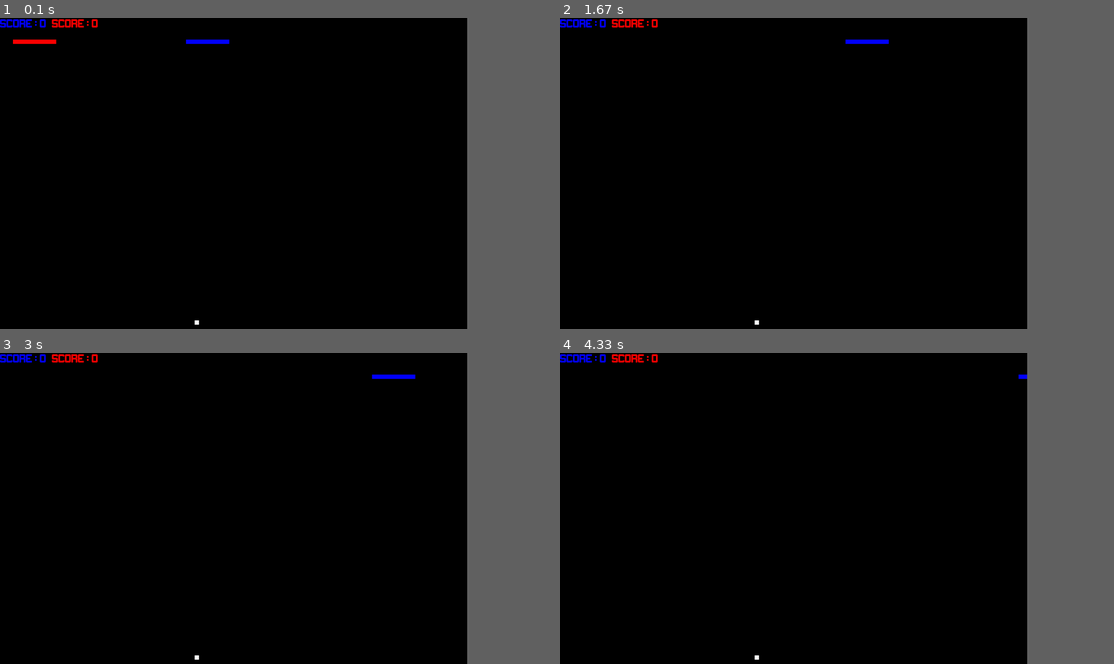
Above: before the commit, frames 1-4 (two rows, left to right).
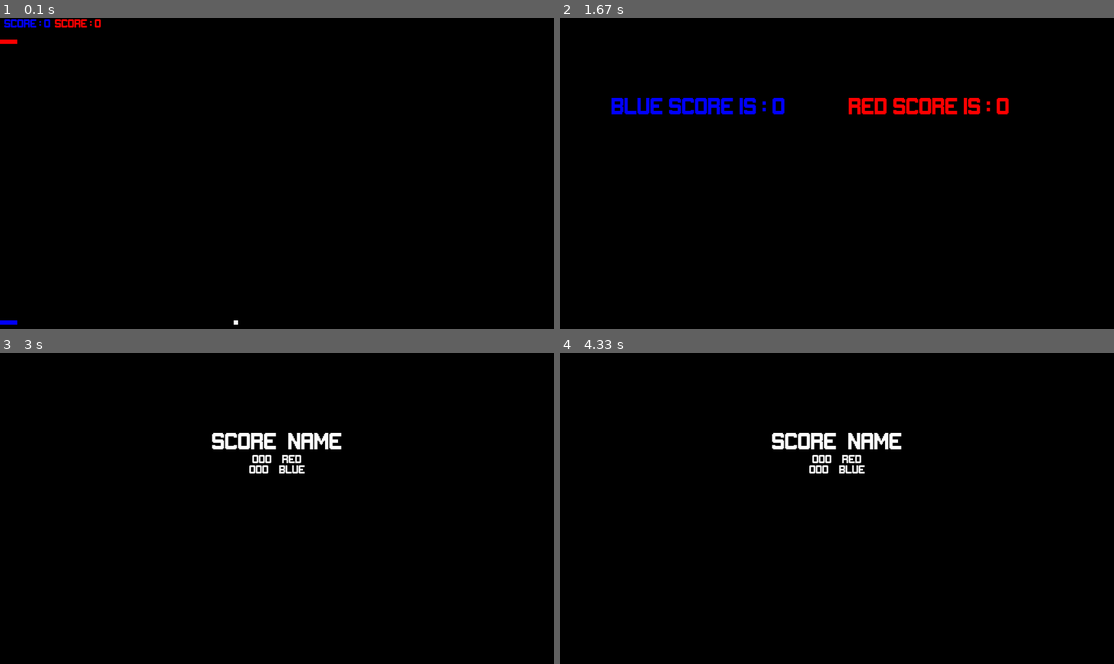
Above: after the commit, the same moments.

Repository: dprosperin/Snake
Game: pygame game, started from snake.py
Same seed, same stepped clock (60 frames per second), same inputs: the game is played once before the commit and once after it.
Inputs:
- Up to frame 1 (0.1 s): no input
- Up to frame 2 (1.67 s): tap Z at 0.33 s
- Up to frame 3 (3 s): no input
- Up to frame 4 (4.33 s): no input
In our replay, the window is 759x506 before the commit and 900x506 after it. These sizes can differ from the game's own. Grey fills any space a smaller window leaves; there, only what the larger window draws over its background counts as a difference.

The runs differ from the first frame. In frame 1, 0.7% of the frame differs, in the area x 0-43%, y 0-99%; in frame 2, 2.5%, in the area x 0-81%, y 0-99%; in frame 3, 1.6%; in frame 4, 1.5%.

Commit message:
Ajout : - Affichage des 5 meilleurs scores en fin de partie - Mode plein écran

Diff:
--- a/Snake2.py
+++ /dev/null
@@ -1,23 +0,0 @@
-from matplotlib.pyplot import draw
-import pygame
-
-
-class Snake:
-    score = 0
-    spawn_position = ()
-    speed = 15
-    color = red
-    lenght = 3  # Blocks
-    direction = 'RIGHT'
-    body = []
-
-    def __init__(self, surface: pygame.Surface, spawn_position: tuple, color: pygame.Color, speed: int, lenght: int):
-        self._surface = surface
-        self._spawn_position = spawn_position
-        self._color = color
-        self._speed = speed
-
-    def draw(self):
-        for block in self.body:
-            pygame.draw.rect(self.surface, self.color,
-                             pygame.Rect(block[0], block[1], 10, 10))
--- a/score.csv
+++ b/score.csv
@@ -1,37 +1 @@
-datetime,player,score
-
-2022-04-08 16:17:04.273292,red,0
-
-2022-04-08 16:18:03.534458,red,0
-
-2022-04-08 16:18:36.944852,red,0
-2022-04-08 16:20:16.869747,blue,0
-2022-04-08 16:20:24.087143,red,0
-2022-04-08 16:20:45.998767,red,0
-2022-04-08 16:21:03.949501,red,0
-2022-04-08 17:06:08.913688,blue,0
-2022-04-08 17:06:40.296586,red,0
-2022-04-08 17:06:42.482583,red,0
-2022-04-08 17:06:47.450756,blue,0
-2022-04-08 17:06:52.159456,red,0
-2022-04-08 17:06:52.162455,blue,0
-2022-04-08 17:06:52.224282,red,0
-2022-04-08 17:06:52.227284,blue,0
-2022-04-08 17:06:52.291428,red,0
-2022-04-08 17:06:52.294429,blue,0
-2022-04-08 17:06:52.357605,red,0
-2022-04-08 17:06:52.358106,blue,0
-2022-04-08 17:06:56.596899,red,0
-2022-04-08 17:06:56.597899,blue,0
-2022-04-08 17:06:56.663139,red,0
-2022-04-08 17:06:56.663139,blue,0
-2022-04-08 17:06:56.729888,red,0
-2022-04-08 17:06:56.730389,blue,0
-2022-04-08 17:06:56.796133,red,0
-2022-04-08 17:06:56.796633,blue,0
-2022-04-08 17:07:09.652496,red,0
-2022-04-08 17:07:17.404361,blue,0
-2022-04-08 17:07:26.478870,red,0
-2022-04-08 17:07:31.371617,red,0
-2022-04-08 17:09:33.515097,red,0
-2022-04-08 17:10:01.176434,red,0
+player,score
--- a/snake.py
+++ b/snake.py
@@ -3,13 +3,16 @@
 import pygame
 import time
 import random
-import datetime
-
-snake_speed = 15
+from pygame.locals import FULLSCREEN, KEYDOWN, QUIT, K_UP, K_DOWN, K_LEFT, K_RIGHT, K_z, K_q, K_s, K_d
+
+# Initialising pygame
+pygame.init()
+
+snake_speed = 25
 
 # Window size
-window_x = 1080
-window_y = 720
+screen_resolution = pygame.display.get_desktop_sizes()[0]
+window_x, window_y = screen_resolution
 
 # defining colors
 black = pygame.Color(0, 0, 0)
@@ -18,87 +21,69 @@
 green = pygame.Color(0, 255, 0)
 blue = pygame.Color(0, 0, 255)
 
-# Initialising pygame
-pygame.init()
-
 # Initialise game window
-pygame.display.set_caption('GeeksforGeeks Snakes')
-game_window = pygame.display.set_mode((window_x, window_y))
+pygame.display.set_caption('Snake version 1')
+game_window = pygame.display.set_mode((window_x, window_y), flags=FULLSCREEN)
 
 # FPS (frames per second) controller
 fps = pygame.time.Clock()
 
 # defining snake default position
-snake_position2 = [100, 50]
-snake_position = [500, 50]
-size2 = 10
-size = 10
-
+red_snake_position = [0, 50]
+blue_snake_position = [0, window_y - 20]
+
+blue_snake_size = 10
+red_snake_size = 10
 
 # defining first 4 blocks of snake body
-"""snake_body2 = [[100, 50],
-              [90, 50],
-              [80, 50],
-              [70, 50]
-              ]
-
-snake_body = [[500, 50],
-              [490, 50],
-              [480, 50],
-              [470, 50]
-              ]"""
-
-snake_body = [[x, 50] for x in range(
-    snake_position[0], snake_position[0] - size * 10, -10)]
-snake_body2 = [[x, 50] for x in range(
-    snake_position2[0], snake_position2[0] - size2 * 10, -10)]
+blue_snake_body = [[x, blue_snake_position[1]] for x in range(
+    blue_snake_position[0], blue_snake_position[0] - red_snake_size * 10, -10)]
+red_snake_body = [[x, red_snake_position[1]] for x in range(
+    red_snake_position[0], red_snake_position[0] - blue_snake_size * 10, -10)]
 
 # fruit position
-fruit_position = [random.randrange(1, (window_x//10)) * 10,
-                  random.randrange(1, (window_y//10)) * 10]
+fruit_position = [random.randrange(1, (window_x // 10)) * 10,
+                  random.randrange(1, (window_y // 10)) * 10]
 
 fruit_spawn = True
 
 # setting default snake direction towards
 # right
-direction = 'RIGHT'
-change_to = direction
-
-direction2 = 'RIGHT'
-change_to2 = direction
+blue_snake_direction = 'RIGHT'
+blue_change_to = blue_snake_direction
+
+red_snake_direction = 'RIGHT'
+red_snake_change_to = red_snake_direction
 
 # initial score
-score = 0
-score2 = 0
-
-
-def write_score(score: int, player: str, score_path='./score.csv'):
+blue_snake_score = 0
+red_snake_score = 0
+
+
+def write_score(score: int, player: str, score_path='./score.csv') -> None:
     """Sauvegarde le score d'un joueur"""
     with open(score_path, mode='a', encoding='utf-8', newline='') as score_file:
-        fieldnames = ['datetime', 'player', 'score']
+        fieldnames = ['player', 'score']
         writer = csv.DictWriter(score_file, fieldnames=fieldnames)
-
-        # writer.writeheader()
         writer.writerow(
-            {'datetime': datetime.datetime.today(), 'player': player, 'score': score})
-
-
-def read_score(score_path='./score.csv'):
+            {'player': player, 'score': score})
+
+
+def read_score(handling, score_path='./score.csv'):
     """Lit les scores des joueurs"""
-    with open(score_path, mode='r', encoding='utf-8') as score_file:
-        return csv.DictReader(score_file)
+    with open(score_path, mode='r', encoding='utf-8', newline='') as score_file:
+        handling(csv.DictReader(score_file))
+
 
 # displaying Score function
-
-
-def show_score(choice, color, size, myscore, left):
-
+def show_score(score: int, left: int, font_size: int = 20,
+               font_color: pygame.Color = pygame.Color(255, 255, 255)) -> pygame.Rect:
     # creating font object score_font
-    score_font = pygame.font.Font('./fonts/Gameplay.ttf', size)
+    score_font = pygame.font.Font('./fonts/Gameplay.ttf', font_size)
 
     # create the display surface object
     # score_surface
-    score_surface = score_font.render('Score : ' + str(myscore), True, color)
+    score_surface = score_font.render('Score : ' + str(score), True, font_color)
 
     # create a rectangular object for the text
     # surface object
@@ -108,22 +93,26 @@
     # displaying text
     game_window.blit(score_surface, score_rect)
 
+    return score_rect
+
+
 # game over function
-
-
-def game_over(score, score2):
+def game_over():
+    global blue_snake_score
+    global red_snake_score
+
+    game_window.fill(black)
 
     # creating font object my_font
-    #my_font = pygame.font.SysFont('arial', 50)
     my_font = pygame.font.Font('./fonts/Gameplay.ttf', 40)
 
     # creating a text surface on which text
     # will be drawn
     game_over_surface = my_font.render(
-        'Your Score is : ' + str(score), True, blue)
+        'Blue score is : ' + str(blue_snake_score), True, blue)
 
     game_over_surface2 = my_font.render(
-        'Your Score is : ' + str(score2), True, red)
+        'Red score is : ' + str(red_snake_score), True, red)
 
     # create a rectangular object for the text
     # surface object
@@ -131,16 +120,62 @@
     game_over_rect2 = game_over_surface2.get_rect()
 
     # setting position of the text
-    game_over_rect.midtop = (window_x/4, window_y/4)
-    game_over_rect2.midtop = (window_x/1.5, window_y/4)
+    game_over_rect.midtop = (window_x / 4, window_y / 4)
+    game_over_rect2.midtop = (window_x / 1.5, window_y / 4)
 
     # blit will draw the text on screen
     game_window.blit(game_over_surface, game_over_rect)
     game_window.blit(game_over_surface2, game_over_rect2)
     pygame.display.flip()
 
+    write_score(player="red", score=red_snake_score)
+    write_score(player="blue", score=blue_snake_score)
+
+    time.sleep(2)
+
+    # Display previous score
+    my_text = pygame.font.Font('./fonts/Gameplay.ttf', 20)
+
+    pygame.display.update()
+
+    # Show saved score
+    def handling_score(rows):
+        game_window.fill(black)
+        score_headers = 'Score  Name'
+
+        score_headers_surface = my_font.render(score_headers, True, white)
+        score_headers_rect = score_headers_surface.get_rect()
+        score_headers_rect.midtop = (window_x / 2, window_y / 4)
+        game_window.blit(score_headers_surface, score_headers_rect)
+
+        top_position = score_headers_rect.top + score_headers_rect.height + 5
+
+        def sort_score(row: dict) -> str:
+            return row.get("score")
+
+        best_score = list(rows)
+
+        best_score.sort(key=sort_score, reverse=True)
+
+        for row in best_score[0:5]:
+            current_score_text = '{score:03d}    {player}'.format(score=int(row['score']),
+                                                                  player=row['player'])
+            current_score_surface = my_text.render(current_score_text, True, white)
+            current_score_rect = current_score_surface.get_rect()
+            current_score_rect.midtop = (window_x / 2, top_position)
+
+            game_window.blit(current_score_surface, current_score_rect)
+            pygame.display.update()
+            top_position += current_score_rect.height
+            if top_position >= window_y:
+                break
+
+        game_window.fill(black)
+
+    read_score(handling_score)
+
     # after 2 seconds we will quit the program
-    time.sleep(2)
+    time.sleep(5)
 
     # deactivating pygame library
     pygame.quit()
@@ -156,136 +191,130 @@
 
     # handling key events
     for event in pygame.event.get():
-        if event.type == pygame.QUIT:
+        if event.type == QUIT:
             done = True
-        if event.type == pygame.KEYDOWN:
-            if event.key == pygame.K_UP:
-                change_to = 'UP'
-            if event.key == pygame.K_DOWN:
-                change_to = 'DOWN'
-            if event.key == pygame.K_LEFT:
-                change_to = 'LEFT'
-            if event.key == pygame.K_RIGHT:
-                change_to = 'RIGHT'
-
-            if event.key == pygame.K_z:
-                change_to2 = 'UP'
-            if event.key == pygame.K_s:
-                change_to2 = 'DOWN'
-            if event.key == pygame.K_q:
-                change_to2 = 'LEFT'
-            if event.key == pygame.K_d:
-                change_to2 = 'RIGHT'
+        if event.type == KEYDOWN:
+            if event.key == K_UP:
+                blue_change_to = 'UP'
+            if event.key == K_DOWN:
+                blue_change_to = 'DOWN'
+            if event.key == K_LEFT:
+                blue_change_to = 'LEFT'
+            if event.key == K_RIGHT:
+                blue_change_to = 'RIGHT'
+
+            if event.key == K_z:
+                red_snake_change_to = 'UP'
+            if event.key == K_s:
+                red_snake_change_to = 'DOWN'
+            if event.key == K_q:
+                red_snake_change_to = 'LEFT'
+            if event.key == K_d:
+                red_snake_change_to = 'RIGHT'
 
     # If two keys pressed simultaneously
     # we don't want snake to move into two
     # directions simultaneously
-    if change_to == 'UP' and direction != 'DOWN':
-        direction = 'UP'
-    if change_to == 'DOWN' and direction != 'UP':
-        direction = 'DOWN'
-    if change_to == 'LEFT' and direction != 'RIGHT':
-        direction = 'LEFT'
-    if change_to == 'RIGHT' and direction != 'LEFT':
-        direction = 'RIGHT'
-
-    if change_to2 == 'UP' and direction2 != 'DOWN':
-        direction2 = 'UP'
-    if change_to2 == 'DOWN' and direction2 != 'UP':
-        direction2 = 'DOWN'
-    if change_to2 == 'LEFT' and direction2 != 'RIGHT':
-        direction2 = 'LEFT'
-    if change_to2 == 'RIGHT' and direction2 != 'LEFT':
-        direction2 = 'RIGHT'
+    if blue_change_to == 'UP' and blue_snake_direction != 'DOWN':
+        blue_snake_direction = 'UP'
+    if blue_change_to == 'DOWN' and blue_snake_direction != 'UP':
+        blue_snake_direction = 'DOWN'
+    if blue_change_to == 'LEFT' and blue_snake_direction != 'RIGHT':
+        blue_snake_direction = 'LEFT'
+    if blue_change_to == 'RIGHT' and blue_snake_direction != 'LEFT':
+        blue_snake_direction = 'RIGHT'
+
+    if red_snake_change_to == 'UP' and red_snake_direction != 'DOWN':
+        red_snake_direction = 'UP'
+    if red_snake_change_to == 'DOWN' and red_snake_direction != 'UP':
+        red_snake_direction = 'DOWN'
+    if red_snake_change_to == 'LEFT' and red_snake_direction != 'RIGHT':
+        red_snake_direction = 'LEFT'
+    if red_snake_change_to == 'RIGHT' and red_snake_direction != 'LEFT':
+        red_snake_direction = 'RIGHT'
 
     # Moving the snake
-    if direction == 'UP':
-        snake_position[1] -= 10
-    if direction == 'DOWN':
-        snake_position[1] += 10
-    if direction == 'LEFT':
-        snake_position[0] -= 10
-    if direction == 'RIGHT':
-        snake_position[0] += 10
+    if blue_snake_direction == 'UP':
+        blue_snake_position[1] -= 10
+    if blue_snake_direction == 'DOWN':
+        blue_snake_position[1] += 10
+    if blue_snake_direction == 'LEFT':
+        blue_snake_position[0] -= 10
+    if blue_snake_direction == 'RIGHT':
+        blue_snake_position[0] += 10
 
     # Moving the snake
-    if direction2 == 'UP':
-        snake_position2[1] -= 10
-    if direction2 == 'DOWN':
-        snake_position2[1] += 10
-    if direction2 == 'LEFT':
-        snake_position2[0] -= 10
-    if direction2 == 'RIGHT':
-        snake_position2[0] += 10
+    if red_snake_direction == 'UP':
+        red_snake_position[1] -= 10
+    if red_snake_direction == 'DOWN':
+        red_snake_position[1] += 10
+    if red_snake_direction == 'LEFT':
+        red_snake_position[0] -= 10
+    if red_snake_direction == 'RIGHT':
+        red_snake_position[0] += 10
 
     # Snake body growing mechanism
     # if fruits and snakes collide then scores
     # will be incremented by 10
-    snake_body.insert(0, list(snake_position))
-    snake_body2.insert(0, list(snake_position2))
-    if snake_position[0] == fruit_position[0] and snake_position[1] == fruit_position[1]:
-        score += 10
+    blue_snake_body.insert(0, list(blue_snake_position))
+
+    red_snake_body.insert(0, list(red_snake_position))
+
+    if blue_snake_position[0] == fruit_position[0] and blue_snake_position[1] == fruit_position[1]:
+        blue_snake_score += 10
         fruit_spawn = False
     else:
-        snake_body.pop()
-
-    if snake_position2[0] == fruit_position[0] and snake_position2[1] == fruit_position[1]:
-        score2 += 10
+        blue_snake_body.pop()
+
+    if red_snake_position[0] == fruit_position[0] and red_snake_position[1] == fruit_position[1]:
+        red_snake_score += 10
         fruit_spawn = False
     else:
-        snake_body2.pop()
+        red_snake_body.pop()
 
     if not fruit_spawn:
-        fruit_position = [random.randrange(1, (window_x//10)) * 10,
-                          random.randrange(1, (window_y//10)) * 10]
+        fruit_position = [random.randrange(1, (window_x // 10)) * 10,
+                          random.randrange(1, (window_y // 10)) * 10]
 
     fruit_spawn = True
     game_window.fill(black)
 
-    for pos in snake_body:
+    for pos in blue_snake_body:
         pygame.draw.rect(game_window, blue,
                          pygame.Rect(pos[0], pos[1], 10, 10))
 
-    for pos in snake_body2:
+    for pos in red_snake_body:
         pygame.draw.rect(game_window, red,
                          pygame.Rect(pos[0], pos[1], 10, 10))
     pygame.draw.rect(game_window, white, pygame.Rect(
         fruit_position[0], fruit_position[1], 10, 10))
 
     # Game Over conditions
-    if snake_position[0] < 0 or snake_position[0] > window_x-10:
-        pass
-        #game_over(score, score2)
-    if snake_position[1] < 0 or snake_position[1] > window_y-10:
-        pass
-        #game_over(score, score2)
-
-    if snake_position2[0] < 0 or snake_position2[0] > window_x-10:
-        pass
-        #game_over(score, score2)
-    if snake_position2[1] < 0 or snake_position2[1] > window_y-10:
-        pass
-        #game_over(score, score2)
+    if blue_snake_position[0] < 0 or blue_snake_position[0] > window_x - 10:
+        game_over()
+    if blue_snake_position[1] < 0 or blue_snake_position[1] > window_y - 10:
+        game_over()
+
+    if red_snake_position[0] < 0 or red_snake_position[0] > window_x - 10:
+        game_over()
+    if red_snake_position[1] < 0 or red_snake_position[1] > window_y - 10:
+        game_over()
 
         # Touching the snake body
-    for block in snake_body[1:]:
-        if (snake_position[0] == block[0] and snake_position[1] == block[1]) or (snake_position2[0] == block[0] and snake_position2[1] == block[1]):
-            write_score(player='red',
-                        score=score)
-            print(dir(read_score()))
-
-            #game_over(score, score2)
-
-    for block in snake_body2[1:]:
-        if (snake_position[0] == block[0] and snake_position[1] == block[1]) or (snake_position2[0] == block[0] and snake_position2[1] == block[1]):
-            write_score(player='blue',
-                        score=score2)
-            print(dir(read_score()))
-            #game_over(score, score2)
+    for block in blue_snake_body[1:]:
+        if (blue_snake_position[0] == block[0] and blue_snake_position[1] == block[1]) or (
+                red_snake_position[0] == block[0] and red_snake_position[1] == block[1]):
+            game_over()
+
+    for block in red_snake_body[1:]:
+        if (blue_snake_position[0] == block[0] and blue_snake_position[1] == block[1]) or (
+                red_snake_position[0] == block[0] and red_snake_position[1] == block[1]):
+            game_over()
 
     # displaying score countinuously
-    show_score(1, blue, 20, score, 0)
-    show_score(1, red, 20, score2, 120)
+    blue_snake_score_Rect = show_score(blue_snake_score, 10, font_color=blue)
+    left_position_red_score = blue_snake_score_Rect.left + blue_snake_score_Rect.width + 10
+    show_score(red_snake_score, left_position_red_score, font_color=red)
 
     # Refresh game screen
     pygame.display.update()
